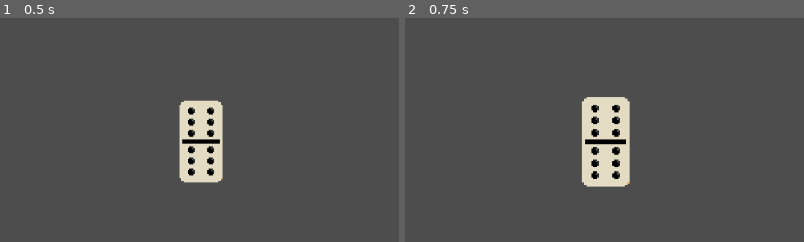
Above: before the commit, frames 1-2 (left to right).
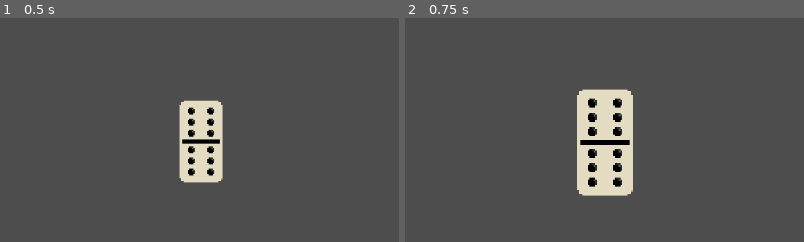
Above: after the commit, the same moments.

Repository: manuel051206/balatro-de-domino
Game: Godot game, scene res://_Scenes/Main.tscn
Two runs of this game, one before a commit and one after it. Both use one fixed random seed, a clock stepped at 60 frames per second and the inputs below.
Inputs (mouse positions are % of the whole screen's width and height, from its top left):
- Up to frame 1 (0.5 s): no input
- Up to frame 2 (0.75 s): tap Enter at 0.5 s; move the mouse to (50, 78) at 0.52 s; click (50, 78) at 0.67 s
The pictures show only the part of the screen within x 24-74%, y 50-100%; the shares and areas given below are measured in that part.

Frame 1 is identical in both runs. In frame 2, 3.4% of the frame differs, in the area x 43-58%, y 31-80%.

Commit message:
ajuste en porcentaje de crecimiento de la ficha cuando seleccionada

Diff:
--- a/_Scripts/ficha.gd
+++ b/_Scripts/ficha.gd
@@ -21,7 +21,7 @@
 	# LOGICA VISUAL UNIFICADA:
 	# Si está seleccionada O si la estoy arrastrando, se pone grande.
 	if seleccionado == true or arrastrando == true:
-		scale = Vector2(escalaX + Porcentaje(10, escalaX), escalaY + Porcentaje(10, escalaY)) #subirle el tamaño un poco cuando esta seleccionada
+		scale = Vector2(escalaX + Porcentaje(30, escalaX), escalaY + Porcentaje(30, escalaY)) #subirle el tamaño un poco cuando esta seleccionada
 		z_index = 1 # Traer al frente
 	else:
 		scale = Vector2(escalaX, escalaY) #volver a escala default
